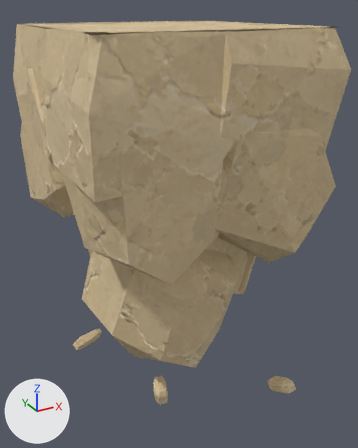
The glTF model assets/custom/models/ground_modules/ground_bottom_island_06.glb: old version first, new version second.
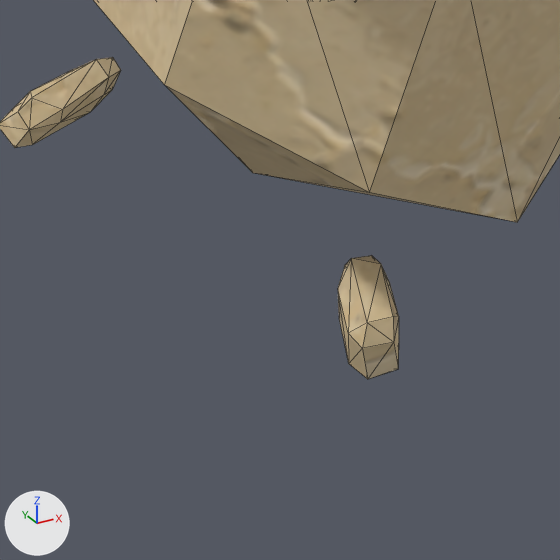
Old and new are each drawn whole from a 50 mm camera at (-0.53, -1.49, 0.98) aimed at (0.55, 0.47, 0.0) and again close up on the part from 20% to 57% of the width and 70% to 100% of the height. The axes (+X, +Y, +Z) are drawn at lower left. The lights are the same throughout. The first two pictures are the older version. The close-ups show mesh edges as thin lines. Vertices at exactly the same position are counted once.

The first close-up shows 'GroundBottomIsland06_Body'.
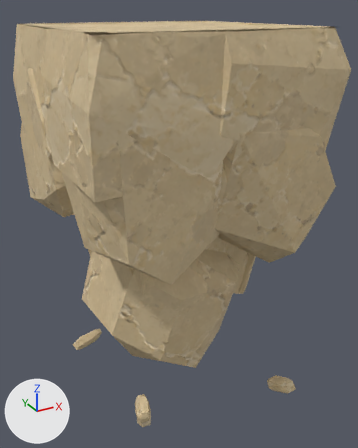
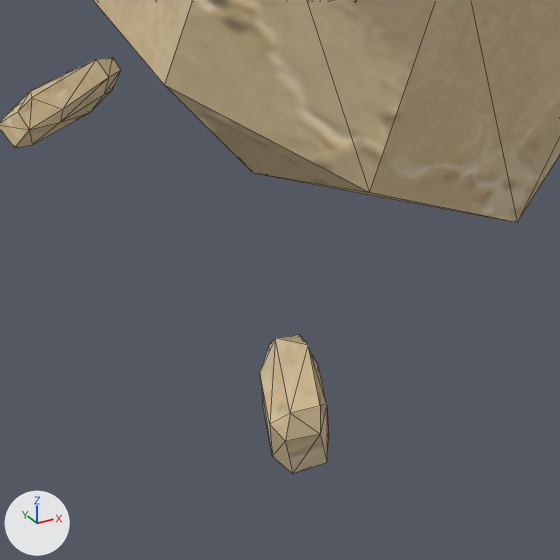
What the commit changed:
me_groundbottomisland06_bodyshouldermesh is used by ob_groundbottomisland06_body; location (0.0, 0.0, 0.0).
me_groundbottomisland06_bodyshouldermesh had 1452 vertices, 2591 faces and spanned x -0.04..1.04, y -0.04..1.04, z -0.92..0.91.
me_groundbottomisland06_bodyshouldermesh now has 1452 vertices, 2591 faces and spans x -0.04..1.04, y -0.04..1.04, z -0.87..0.91.
me_groundbottomisland06_bodyshouldermesh part 1: the loose piece of 24 vertices spanning x 0.32..0.41, y 0.27..0.41, z -0.92..-0.78 is moved by (-0.18, -0.18, 0.1).

What differs and where, as boxes (x1, y1, x2, y2) in the close-ups (560 x 560 px; the box of a moved part takes in the faces that stretch with it):
'GroundBottomIsland06_Body', reshaped: before (0, 0, 560, 379); after (0, 0, 560, 474)
part 1 of me_groundbottomisland06_bodyshouldermesh, moved or reshaped: before (338, 256, 399, 379); after (260, 334, 329, 474)
